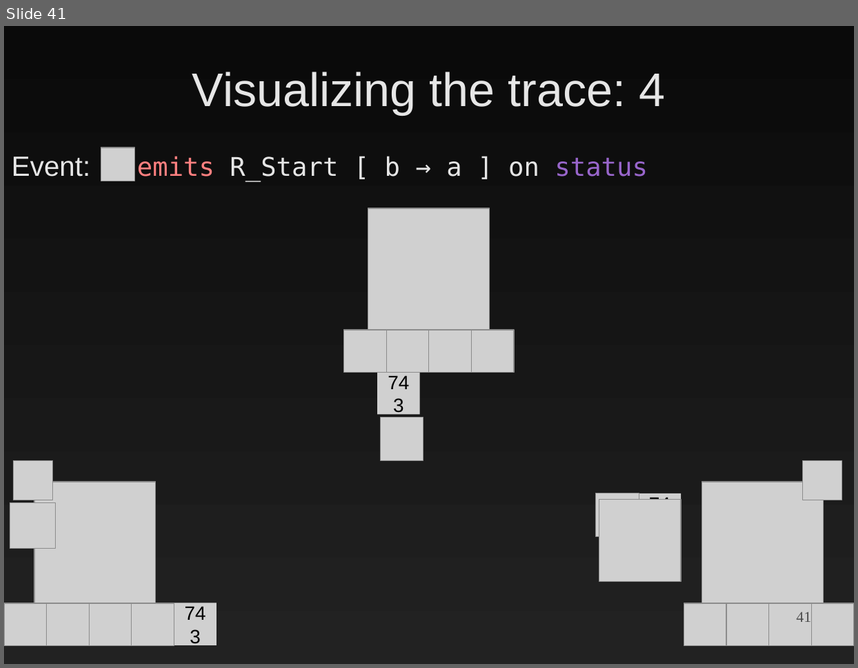
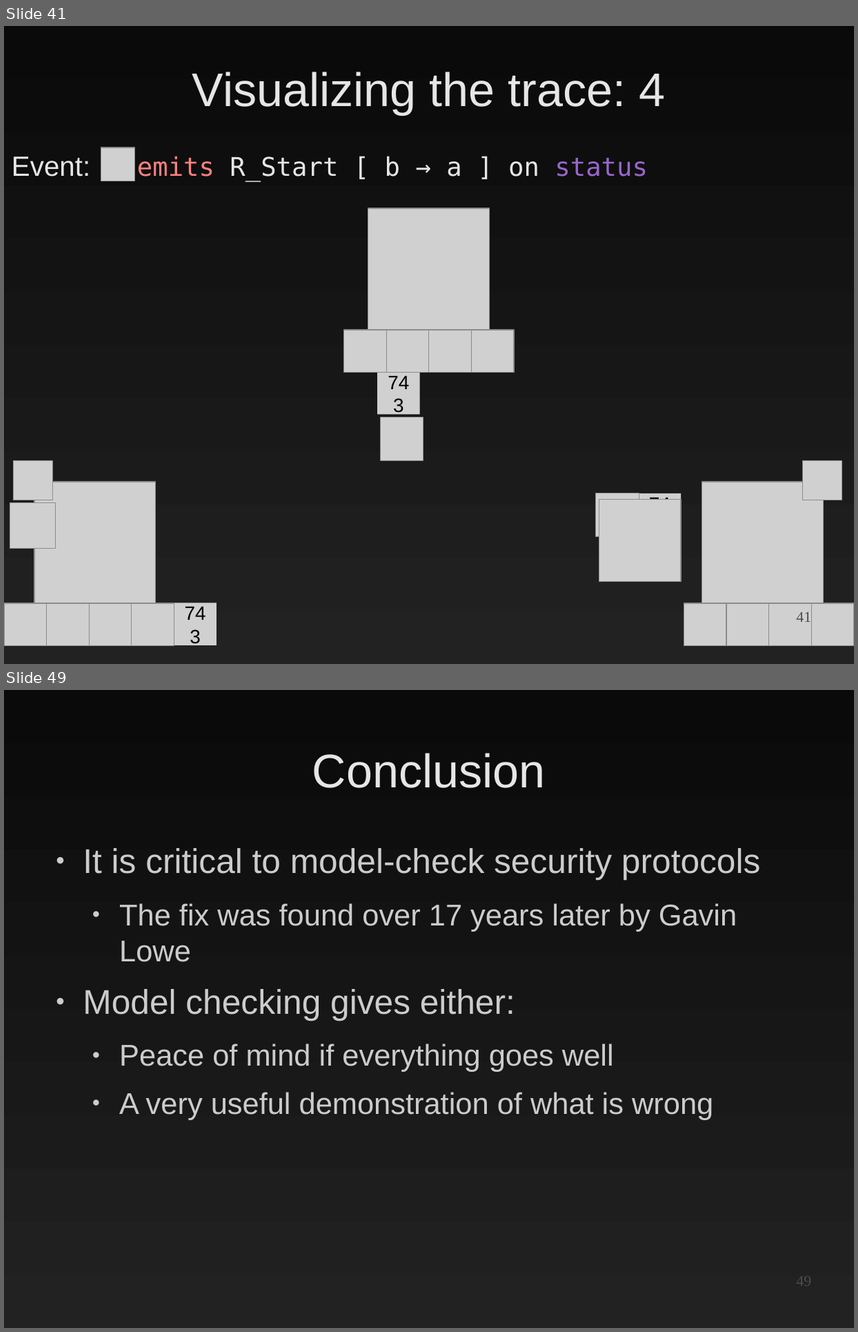
Before and after one commit to EtiennePerot/cs525p, a slide deck: Presentation.odp. Shown one above the other, each under a label of ours: slide 41 before the commit, slides 41 and 49 after it; the slides between them are not shown. The pictures are 858x668 and 858x1332 pixels, drawn with LibreOffice and Linux fonts; fonts in the diff are those of the drawing; grey boxes stand for pictures. Boxes give left, top, right and bottom in pixels: in the first picture for what was removed or moved away, otherwise in the second. Text is boxed around its words. In the diff, an @@ line names an element or a change of style, - is before the commit and + after.

```diff
--- a/Presentation.odp
+++ b/Presentation.odp
@@ slide 49 added at (4,690,854,1328), background gradient #0A0A0A to #222222 @@
@@ title added at (312,753,546,788), 44 pt, text #E6E6E6 @@
+Conclusion
@@ text added at (83,848,760,1120), 28 pt, text #CCCCCC @@
+● It is critical to model-check security protocols
+  ● The fix was found over 17 years later by Gavin Lowe
+● Model checking gives either:
+  ● Peace of mind if everything goes well
+  ● A very useful demonstration of what is wrong
@@ page number added at (796,1276,811,1285), 14 pt, text #4C4C4C @@
+49
```
Also in this commit, not shown: 4 slides changed, 7 other slides added, 1 other file.
